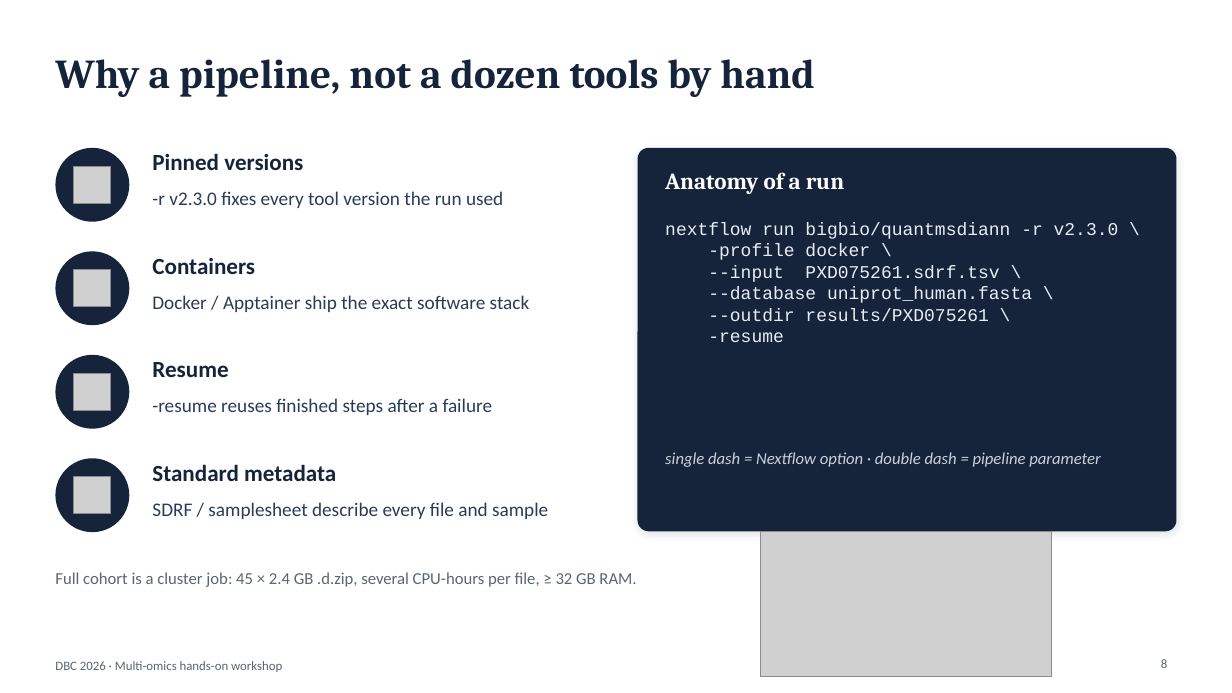
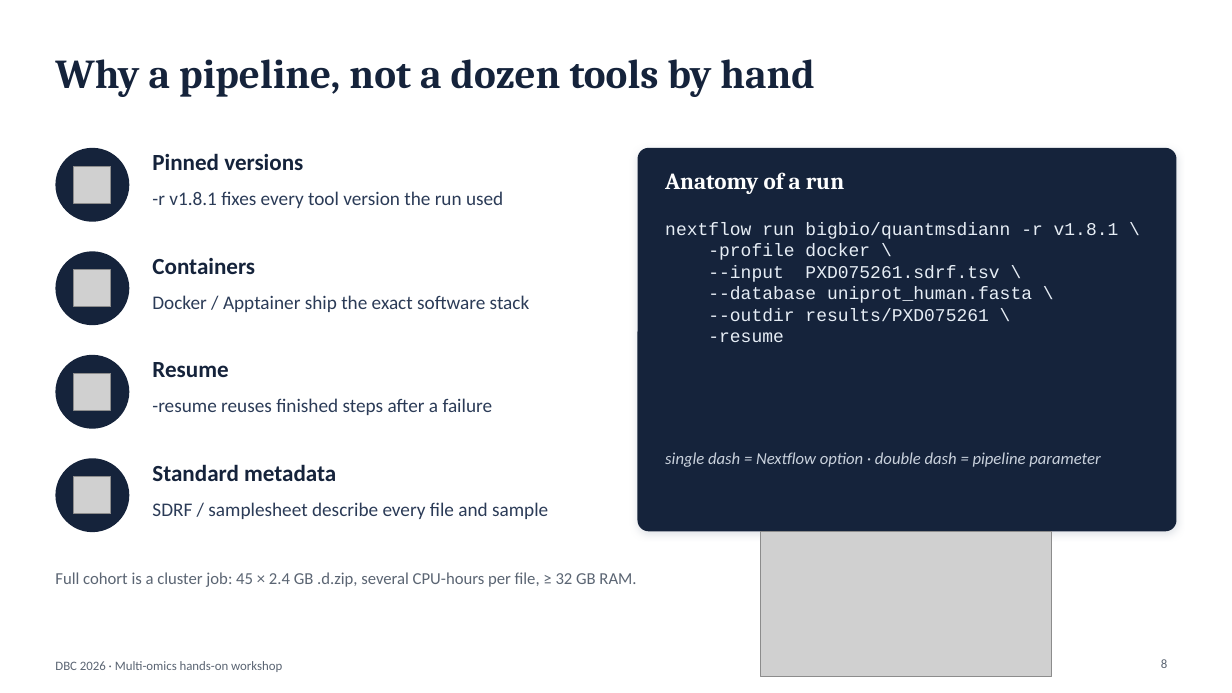
Before and after one commit to biosustain/dsp_multiomics_workshop, a slide deck: slide 8 of slides/01_workshop_introduction.pptx. Drawn at 1232x693 pixels with LibreOffice and Linux fonts; fonts in the diff are those of the drawing; grey boxes stand for pictures. Boxes give left, top, right and bottom in pixels: in the first picture for what was removed or moved away, otherwise in the second. Text is boxed around its words. In the diff, an @@ line names an element or a change of style, - is before the commit and + after.

```diff
--- a/slides/01_workshop_introduction.pptx
+++ b/slides/01_workshop_introduction.pptx
@@ text at <box>152,191,503,208</box>: text changed @@
--r v2.3.0 fixes every tool version the run used
+-r v1.8.1 fixes every tool version the run used
@@ text at <box>665,222,1119,239</box>: text changed @@
-nextflow run bigbio/quantmsdiann -r v2.3.0 \
+nextflow run bigbio/quantmsdiann -r v1.8.1 \
```
Also in this commit, not shown: 10 other slides changed.
